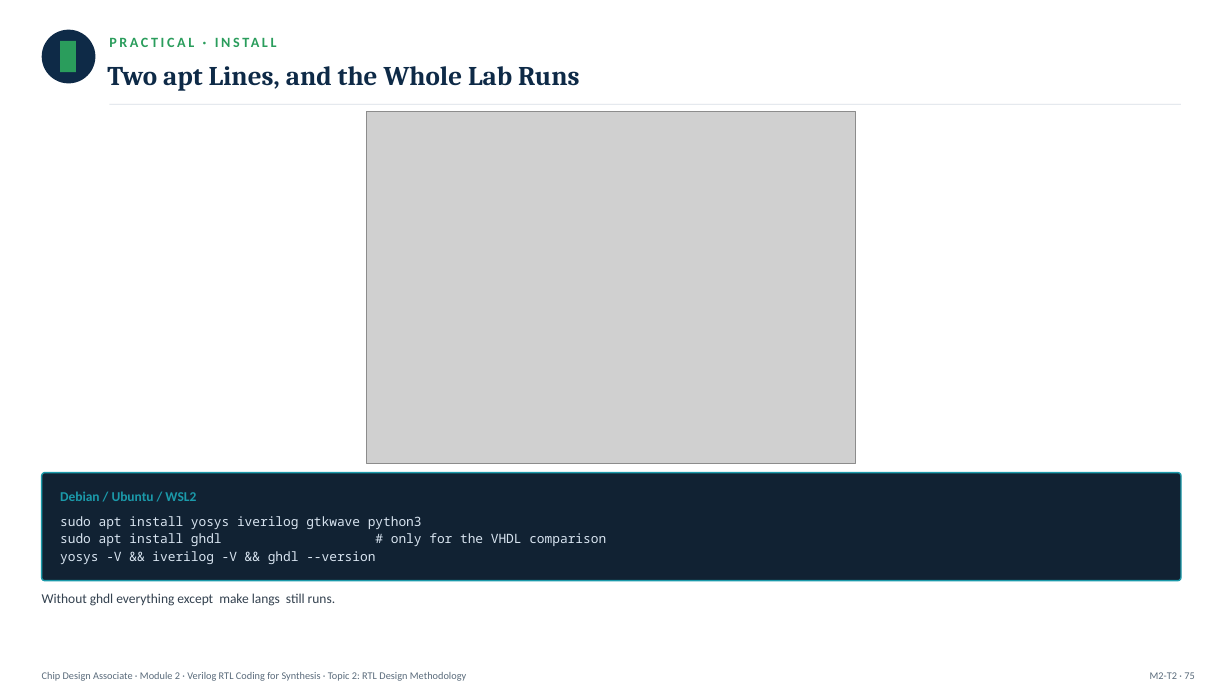
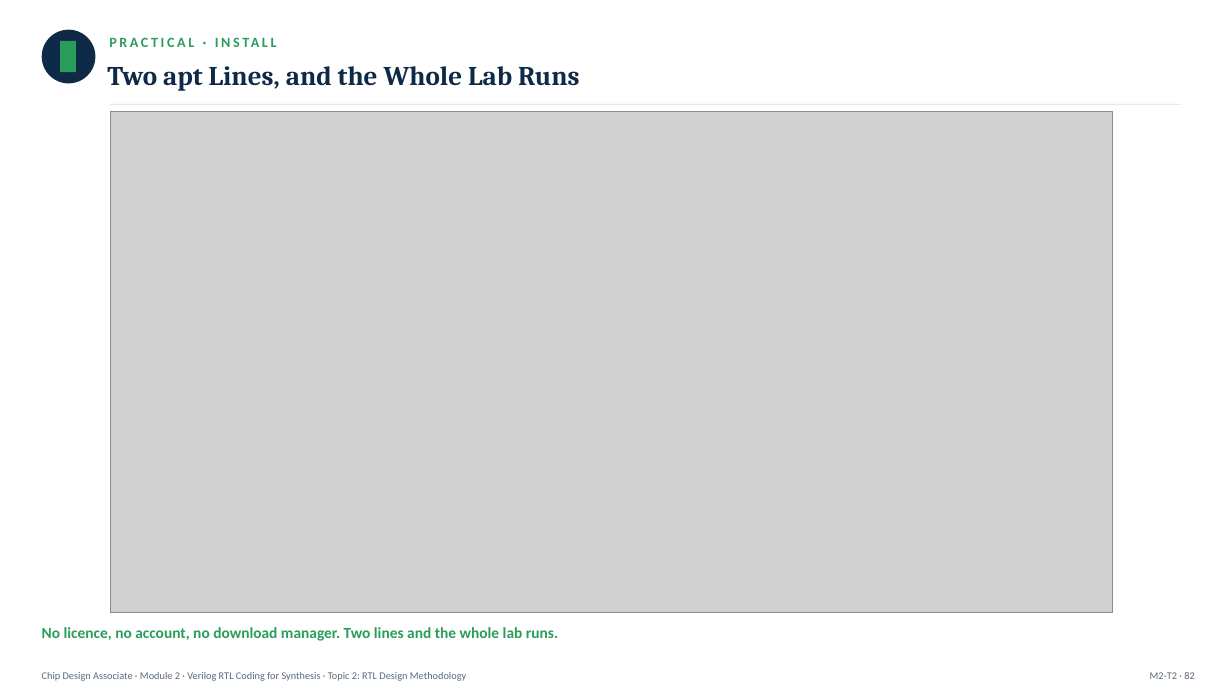
Before and after one commit to ripunjayiisc/ChipDesignContent, a slide deck: slide 82 of ChipDesignAssociate/Module2/Module2_Topic2_RTLDesignMethodology.pptx (slide 75 before the commit). Drawn at 1232x695 pixels with LibreOffice and Linux fonts; fonts in the diff are those of the drawing; grey boxes stand for pictures. Boxes give left, top, right and bottom in pixels: in the first picture for what was removed or moved away, otherwise in the second. Text is boxed around its words. In the diff, an @@ line names an element or a change of style, - is before the commit and + after.

```diff
--- a/ChipDesignAssociate/Module2/Module2_Topic2_RTLDesignMethodology.pptx
+++ b/ChipDesignAssociate/Module2/Module2_Topic2_RTLDesignMethodology.pptx
@@ picture: place and size @@
-picture at (367, 111, 856, 463)
+picture at (110, 111, 1113, 612)
@@ rounded rectangle removed at (42, 472, 1181, 581) @@
@@ text removed at (60, 491, 196, 501) @@
-Debian / Ubuntu / WSL2
@@ text removed at (60, 516, 606, 564) @@
-sudo apt install yosys iverilog gtkwave python3
-sudo apt install ghdl # only for the VHDL comparison
-yosys -V && iverilog -V && ghdl --version
@@ text removed at (42, 593, 335, 606) @@
-Without ghdl everything except make langs still runs.
@@ text added at (42, 627, 558, 641), 12 pt, text #2A9D5C, bold @@
+No licence, no account, no download manager. Two lines and the whole lab runs.
@@ text at (1150, 672, 1194, 679): text changed @@
-M2-T2 · 75
+M2-T2 · 82
```
Also in this commit, not shown: 87 other slides changed, 7 slides added, 23 other files.
